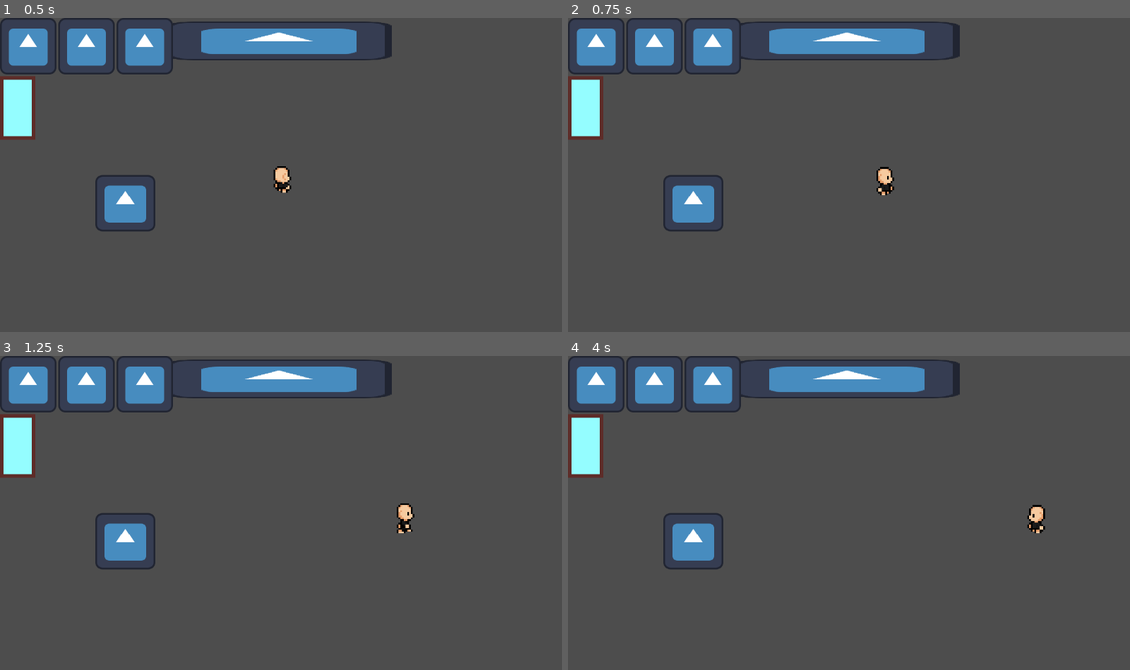
Above: before the commit, frames 1-4 (two rows, left to right).
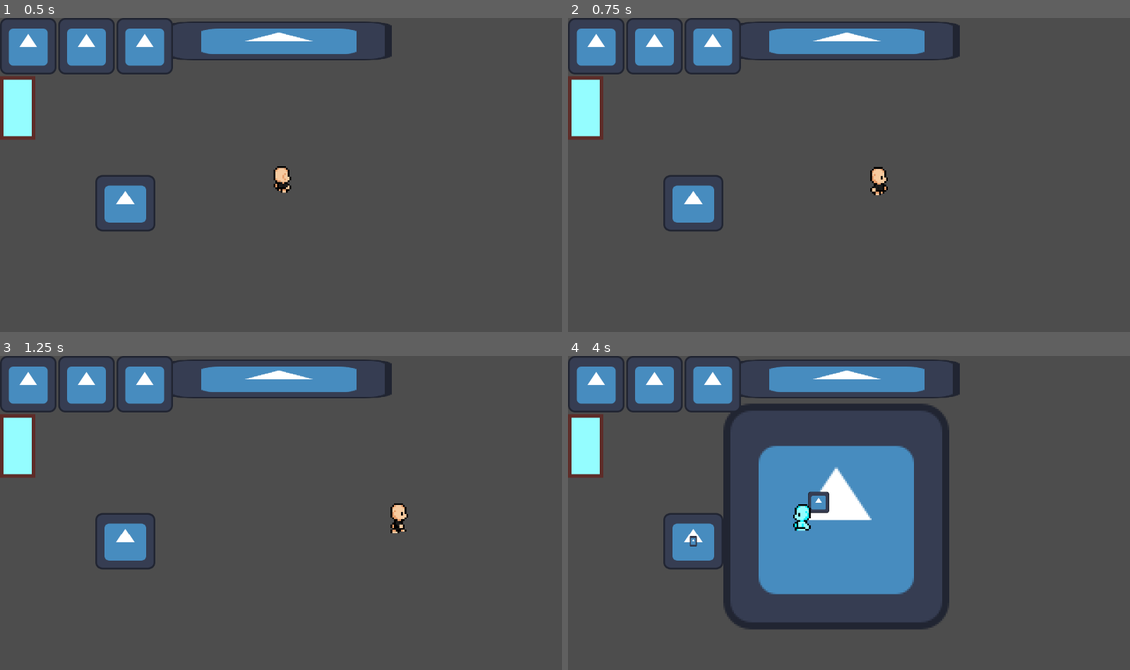
Above: after the commit, the same moments.

Repository: SpicyTime/JamsepticeyeGame
Game: Godot game, scene res://main/main.tscn
Two runs of this game, one before a commit and one after it. Both use one fixed random seed, a clock stepped at 60 frames per second and the inputs below. The engine's default icon, where the game draws it, is replaced by a stand-in: a white triangle on a blue panel in a dark square.
Inputs:
- Up to frame 1 (0.5 s): no input
- Up to frame 2 (0.75 s): tap Enter at 0.5 s; hold D (move_right) from 0.53 s (still down); hold 0 from 0.53 s (still down)
- Up to frame 3 (1.25 s): keep holding D (move_right); keep holding 0
- Up to frame 4 (4 s): release D (move_right) at 1.28 s; release 0 at 1.28 s; hold S (move_down) 1.28-2.03 s; tap Z (activate_ability) at 1.35, 3.6 s; tap 0 at 1.55, 2.85 s; hold D (move_right) 2.03-2.78 s; hold 0 2.03-2.78 s; hold W (move_up) 2.78-3.53 s; hold A (move_left) from 3.53 s (still down); hold 0 from 3.53 s (still down)

Frame 1 is identical in both runs. In frame 2, 0.3% of the frame differs, in the area x 53-59%, y 47-57%; in frame 3, 0.3%; in frame 4, 17%, in the area x 21-85%, y 15-87%.

Commit message:
Added level resetting

Diff:
--- a/game/level_manager.gd
+++ b/game/level_manager.gd
@@ -1,27 +1,49 @@
 extends Node
 var current_level_idx: int = 0
+var level_copy: Level = null
+var current_level: Level = null
 var levels: Array[Level] = [
 	preload("res://level_system/levels/level_1.tscn").instantiate(),
 
 ]
-
+func _unhandled_input(event: InputEvent) -> void:
+	if Input.is_key_pressed(KEY_0):
+		reset_level()
 func _ready() -> void:
 	SignalManager.level_complete.connect(func ():
 		current_level_idx += 1
 		enter_level(current_level_idx)
 		)
 	for level in levels:
+		level.visible = false
+		level.process_mode = Node.PROCESS_MODE_DISABLED
 		add_child(level)
 
 	call_deferred("enter_level", 0)
 
+func reset_level() -> void:
+	print("Resetting")
+	var path: String = current_level.scene_file_path
+	print(path)
+
+	if current_level and current_level.get_parent() == self:
+		remove_child(current_level)
+		current_level.queue_free()
+
+	var new_level: Level = load(path).instantiate()
+	add_child(new_level)
+	current_level = new_level
 
 func enter_level(level_idx: int) -> void:
 	current_level_idx = level_idx
 	if level_idx != 0:
 		exit_level(level_idx - 1)
-	if is_instance_valid(levels[level_idx]):
-		levels[level_idx].enter()
+	current_level = levels[level_idx]
+	if is_instance_valid(current_level):
+		current_level.enter()
+	current_level.visible = true
+	current_level.process_mode = Node.PROCESS_MODE_INHERIT
+	level_copy = current_level
 
 
 func exit_level(level_idx: int) -> void:
--- a/player/player.gd
+++ b/player/player.gd
@@ -26,6 +26,7 @@
 				swap_living_status(true)
 		if Input.is_action_just_pressed("activate_ability"):
 			SignalManager.interacted.emit(get_tree().get_first_node_in_group("Current Interactables"), self)
+
 
 
 func _physics_process(delta: float) -> void:
